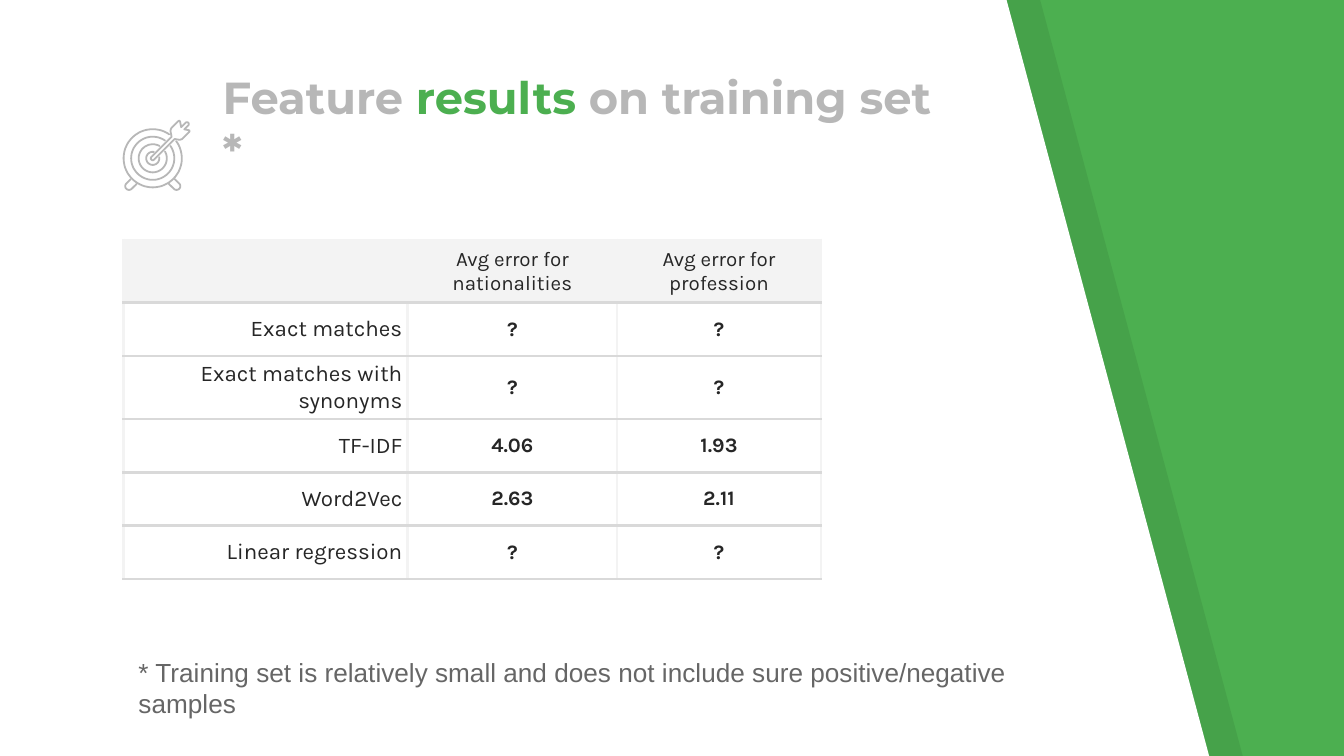
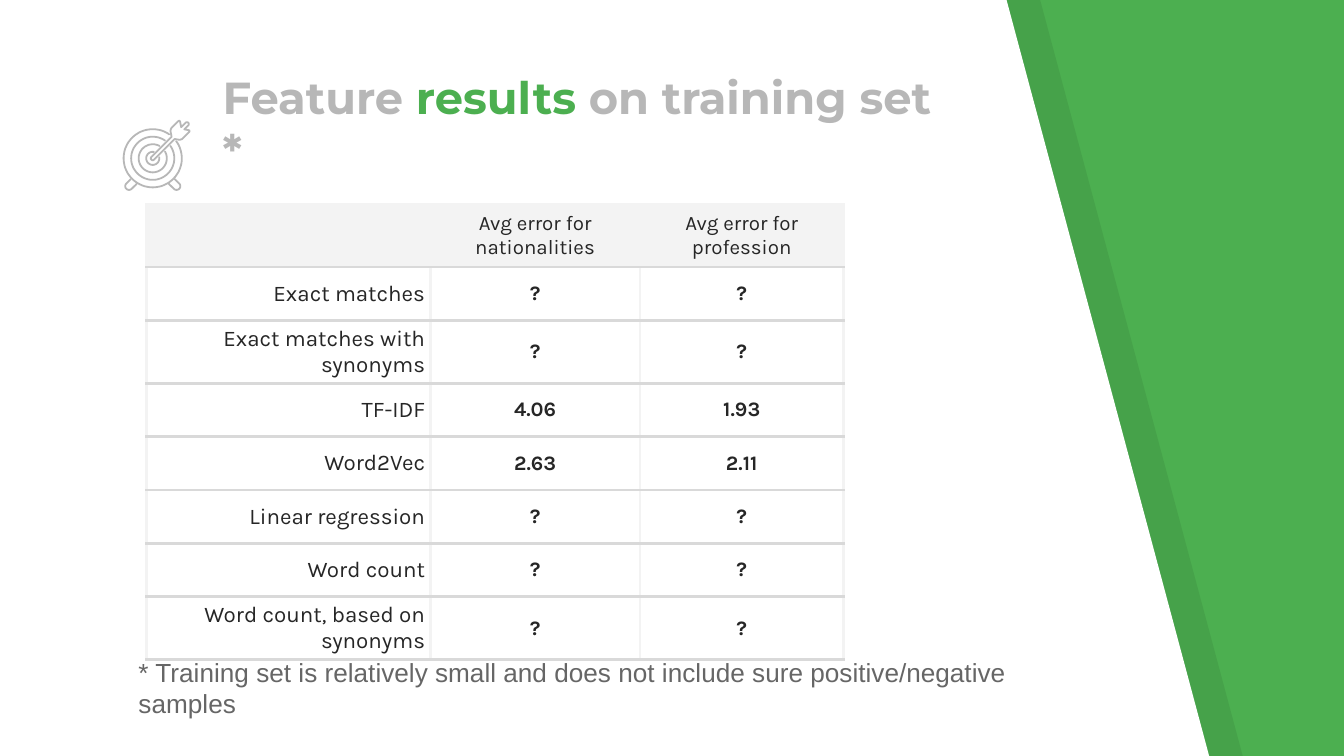
Before and after one commit to wsdm-cup-2017/goosefoot, a slide deck: slide 12 of docs/wsdm.pptx. Drawn at 1344x756 pixels with LibreOffice and Linux fonts; fonts in the diff are those of the drawing. Boxes give left, top, right and bottom in pixels: in the first picture for what was removed or moved away, otherwise in the second. Text is boxed around its words. In the diff, an @@ line names an element or a change of style, - is before the commit and + after.

Commit message:
Added two newly implemented features in the presentation

```diff
--- a/docs/wsdm.pptx
+++ b/docs/wsdm.pptx
@@ table at (146, 204, 844, 663) @@
+row 7: Word count | ? | ?
+row 8: Word count, based on synonyms | ? | ?
@@ table: place and size @@
-table at (124, 239, 821, 579)
+table at (146, 204, 844, 663)
```
Also in this commit, not shown: 5 other slides changed.
